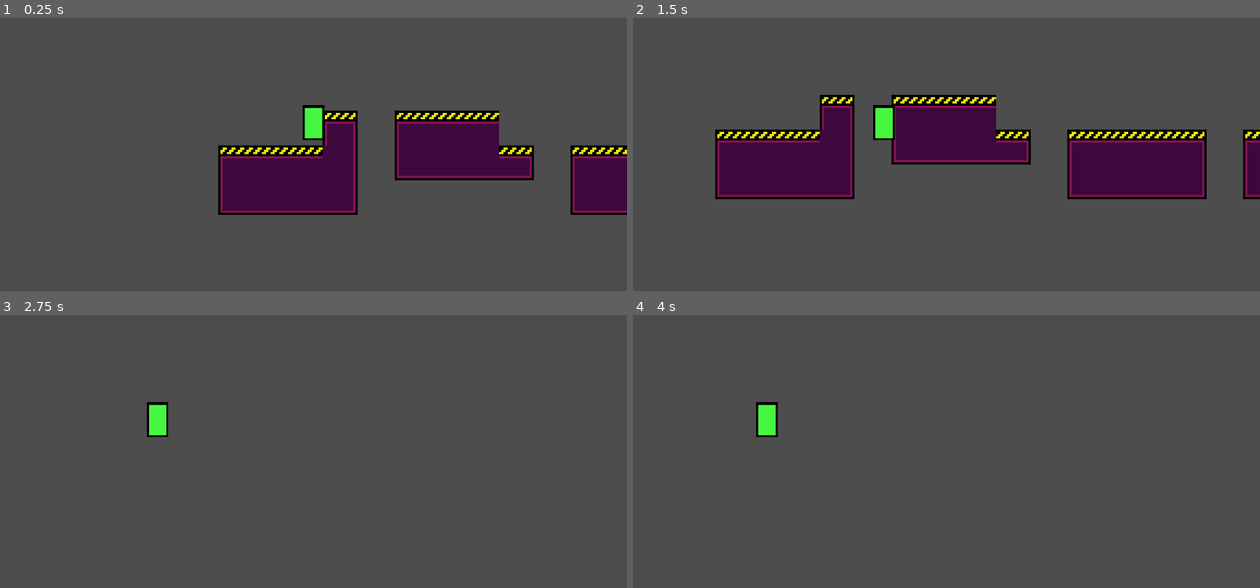
Above: before the commit, frames 1-4 (two rows, left to right).
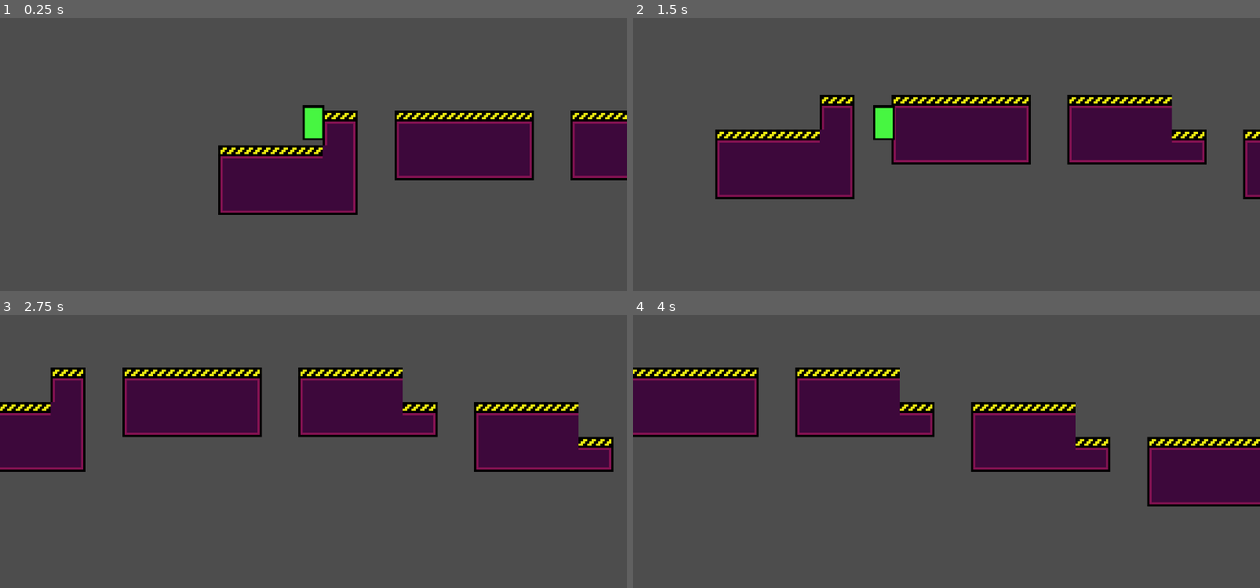
Above: after the commit, the same moments.

Repository: OwlyCode/LD51
Game: Godot game, scene res://main.tscn
The game is run twice, just before and just after one commit, with the same random seed, the same clock (stepped at 60 frames per second) and the same inputs.
Inputs:
- Up to frame 1 (0.25 s): no input
- Up to frame 2 (1.5 s): tap Space (jump) at 0.77 s
- Up to frame 3 (2.75 s): tap Space (jump) at 1.52 s
- Up to frame 4 (4 s): tap Space (jump) at 3.02, 3.77 s

The runs differ from the first frame. In frame 1, 3.8% of the frame differs, in the area x 79-100%, y 33-73%; in frame 2, 7.1%; in frame 3, 20%; in frame 4, 20%, in the area x 0-100%, y 19-71%.

Commit message:
Camera now stops dropping into the abyss

Diff:
--- a/Camera2d.gd
+++ b/Camera2d.gd
@@ -1,11 +1,12 @@
 extends Camera2D
 
 @onready var player = get_node("/root/Node2d/Player")
-
-# Called when the node enters the scene tree for the first time.
-func _ready():
-	pass # Replace with function body.
-
+@onready var chunk_manager = get_node("/root/Node2d/ChunkManager")
 
 func _process(delta):
-	global_position = Vector2(0, player.global_position.y)
+	var y = player.global_position.y
+
+	if y > chunk_manager.lowest:
+		y = chunk_manager.lowest
+
+	global_position = Vector2(0, y)
--- a/ChunkSpawner.gd
+++ b/ChunkSpawner.gd
@@ -7,6 +7,7 @@
 ]
 
 var last_chunk = null
+var lowest = 0
 
 # Called when the node enters the scene tree for the first time.
 func _ready():
@@ -15,11 +16,20 @@
 
 # Called every frame. 'delta' is the elapsed time since the previous frame.
 func _process(delta):
+	refresh_lowest()
 	fill()
 
 func fill():
 	if get_child_count() < 8:
 		spawn_next()
+
+func refresh_lowest():
+	lowest = INF
+	for child in get_children():
+		var lw = child.get_node("Lowest").global_position.y
+
+		if lw < lowest:
+			lowest = lw
 
 func spawn_next():
 	var rand_index:int = randi() % chunks.size()
--- a/chunks/flat.tscn
+++ b/chunks/flat.tscn
@@ -21,3 +21,6 @@
 
 [node name="Exit" type="Node2D" parent="."]
 position = Vector2(32, 0)
+
+[node name="Lowest" type="Node2D" parent="."]
+position = Vector2(0, 32)
--- a/chunks/flat2.tscn
+++ b/chunks/flat2.tscn
@@ -21,3 +21,6 @@
 
 [node name="Exit" type="Node2D" parent="."]
 position = Vector2(32, 16)
+
+[node name="Lowest" type="Node2D" parent="."]
+position = Vector2(0, 32)
--- a/chunks/flat3.tscn
+++ b/chunks/flat3.tscn
@@ -21,3 +21,6 @@
 
 [node name="Exit" type="Node2D" parent="."]
 position = Vector2(32, -16)
+
+[node name="Lowest" type="Node2D" parent="."]
+position = Vector2(0, 32)
--- a/main.tscn
+++ b/main.tscn
@@ -7,7 +7,7 @@
 [node name="Node2d" type="Node2D"]
 texture_filter = 1
 
-[node name="ChunkSpawner" type="Node2D" parent="."]
+[node name="ChunkManager" type="Node2D" parent="."]
 script = ExtResource("2_n1x2w")
 
 [node name="Camera2d" type="Camera2D" parent="."]
